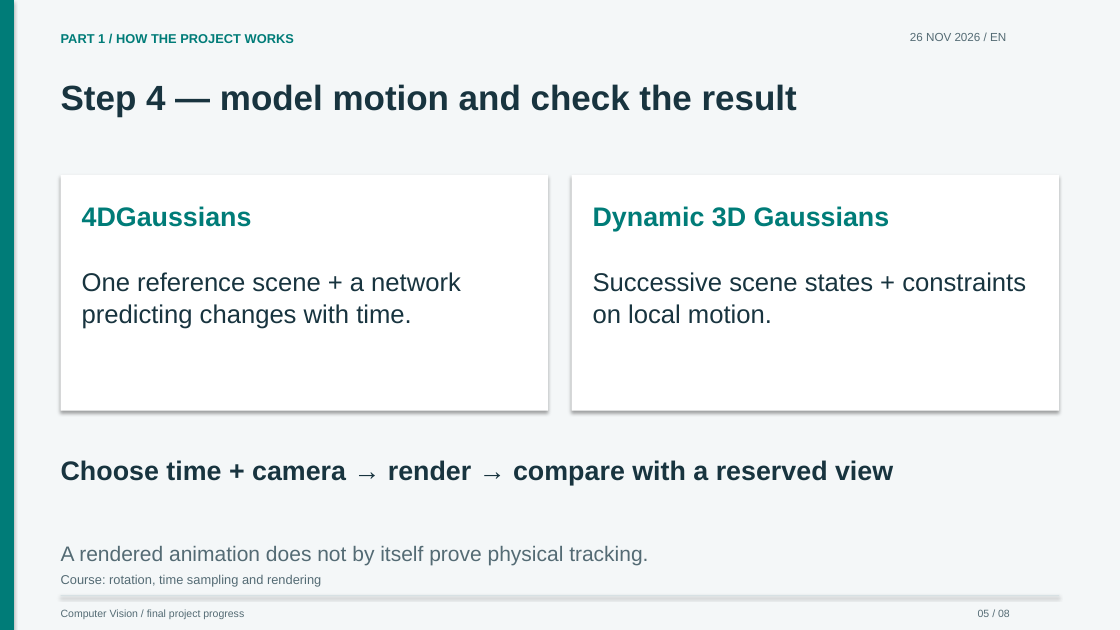
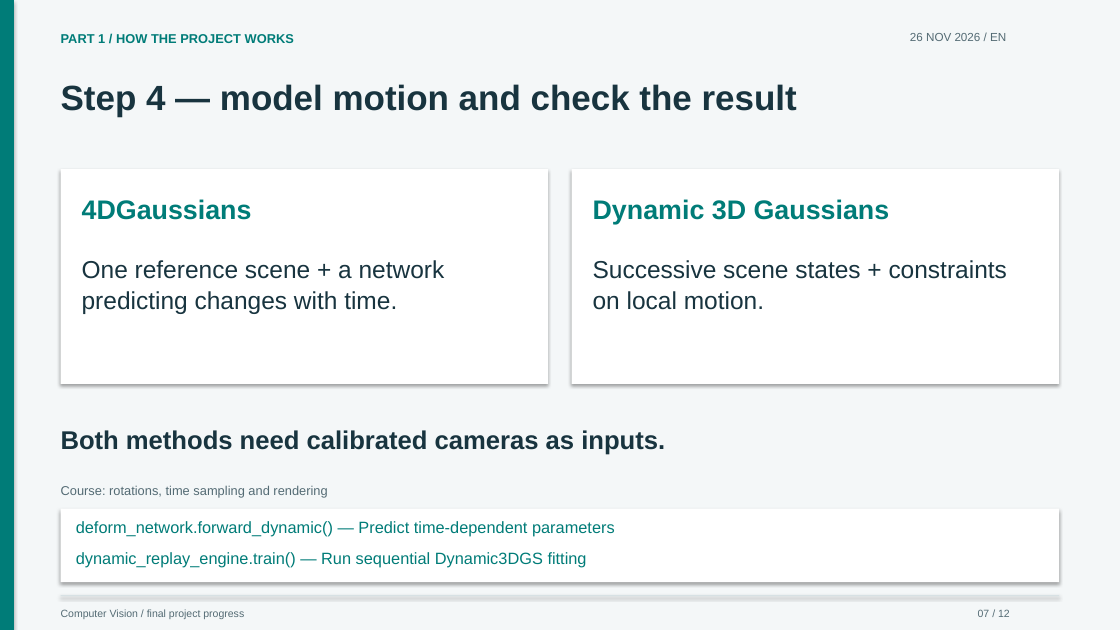
Before and after one commit to craptou/Projet_4D_Gaussian_Splatting, a slide deck: slide 7 of presentations/progress-2026-11-26.en.pptx (slide 5 before the commit). Drawn at 1120x630 pixels with LibreOffice and Linux fonts; fonts in the diff are those of the drawing. Boxes give left, top, right and bottom in pixels: in the first picture for what was removed or moved away, otherwise in the second. Text is boxed around its words. In the diff, an @@ line names an element or a change of style, - is before the commit and + after.

Commit message:
Explain Gaussian splatting with contextual function links and a clear oral-script PDF

```diff
--- a/presentations/progress-2026-11-26.en.pptx
+++ b/presentations/progress-2026-11-26.en.pptx
@@ rectangle: place and size @@
-rectangle at (60,175,549,411)
+rectangle at (60,169,549,384)
@@ rectangle: place and size @@
-rectangle at (572,175,1060,411)
+rectangle at (572,169,1060,384)
@@ 4 texts: place and size @@
-4 texts at (82,206,1026,292)
+4 texts at (82,199,1007,279)
@@ text "predicting changes with time.": place and size @@
-text "predicting changes with time." at (82,304,411,329)
+text "predicting changes with time." at (82,291,397,314)
@@ size 22 to 21 pt in 4 elements at (82,260,445,279), (593,260,1007,279), (82,291,397,314), (593,291,764,310) @@
@@ text "on local motion.": place and size @@
-text "on local motion." at (593,304,772,324)
+text "on local motion." at (593,291,764,310)
@@ text at (61,430,665,455): text changed; size 23 to 22 pt @@
-Choose time + camera → render → compare with a reserved view
+Both methods need calibrated cameras as inputs.
@@ rectangle added at (60,509,1060,583), fill #FFFFFF @@
@@ text at (61,485,327,498): text changed @@
-Course: rotation, time sampling and rendering
+Course: rotations, time sampling and rendering
@@ text added at (76,521,615,536), 14 pt, text #007C78 @@
+deform_network.forward_dynamic() — Predict time-dependent parameters
@@ text removed at (61,546,648,565) @@
-A rendered animation does not by itself prove physical tracking.
@@ text added at (76,552,587,568), 14 pt, text #007C78 @@
+dynamic_replay_engine.train() — Run sequential Dynamic3DGS fitting
@@ text at (978,609,1010,617): text changed @@
-05 / 08
+07 / 12
```
Also in this commit, not shown: 7 other slides changed, 4 slides added, 2 slides removed, 14 other files.
